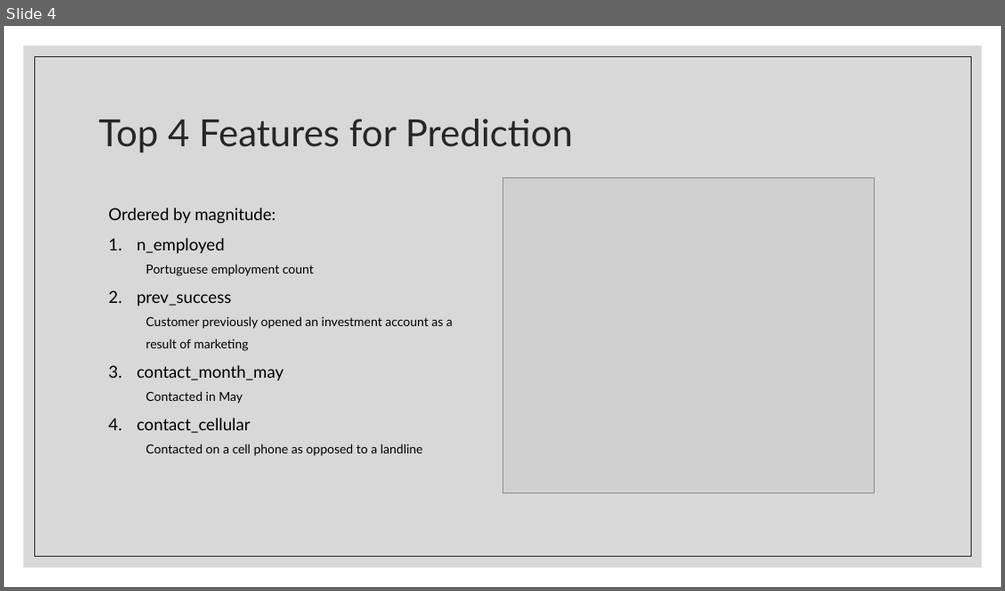
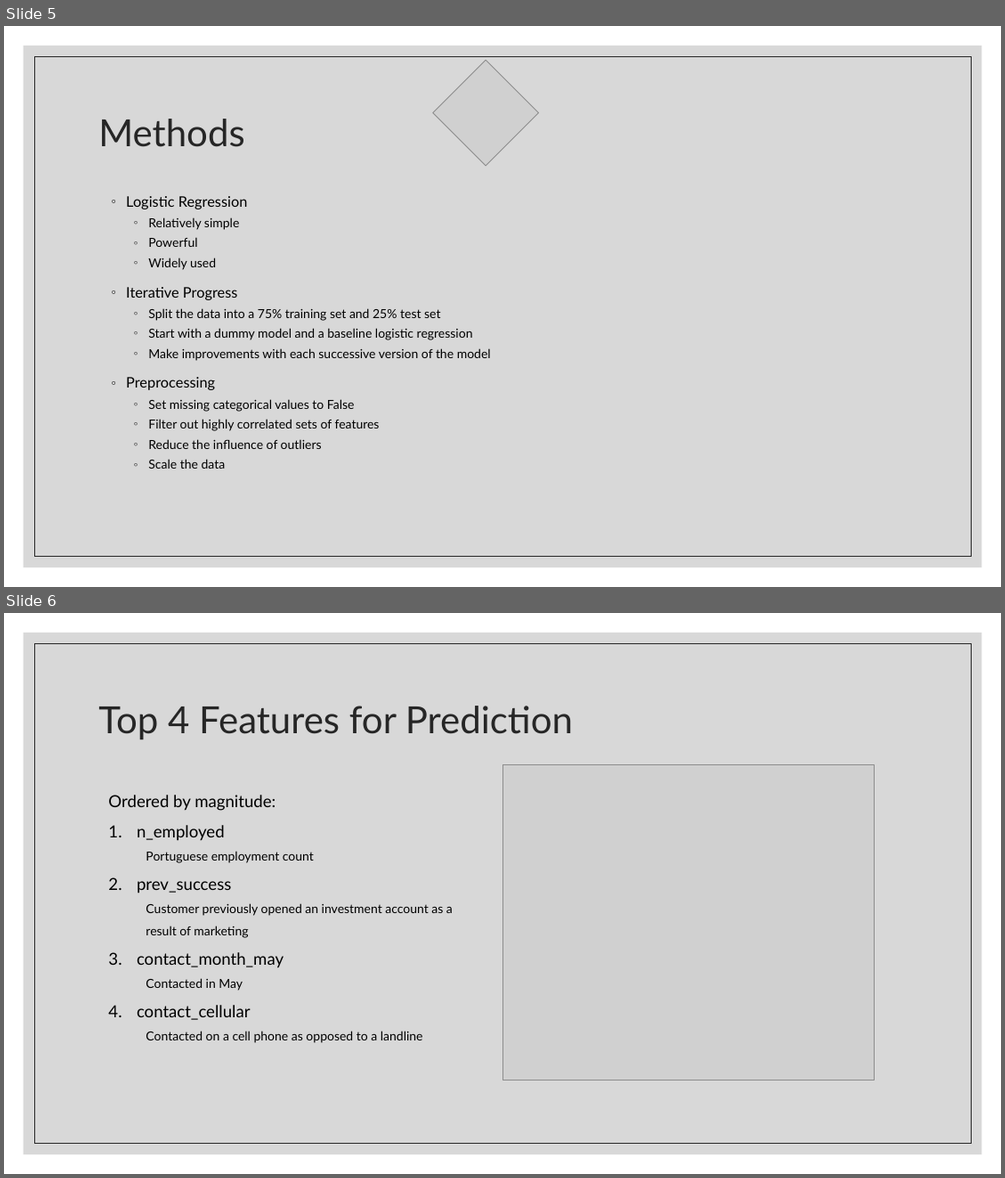
Before and after one commit to ndgigliotti/dsc-phase-3-project, a slide deck: presentation/predicting_bank_telemarketing_sales.pptx. Shown one above the other, each under a label of ours: slide 4 before the commit, slides 5 and 6 after it. The pictures are 1005x591 and 1005x1178 pixels, drawn with LibreOffice and Linux fonts; fonts in the diff are those of the drawing; grey boxes stand for pictures. Boxes give left, top, right and bottom in pixels: in the first picture for what was removed or moved away, otherwise in the second. Text is boxed around its words. In the diff, an @@ line names an element or a change of style, - is before the commit and + after.

```diff
--- a/presentation/predicting_bank_telemarketing_sales.pptx
+++ b/presentation/predicting_bank_telemarketing_sales.pptx
@@ slide 5 added at [4,26,1001,587], background #FFFFFF; not listed: 2 template elements that a slide beside it also shows @@
@@ picture added at [433,60,539,166] @@
@@ title added at [98,119,244,147], 36 pt, text #262626 @@
+Methods
@@ text added at [126,196,491,468], 12 pt, text #000000 @@
+◦ Logistic Regression
+  ◦ Relatively simple
+  ◦ Powerful
+  ◦ Widely used
+◦ Iterative Progress
+  ◦ Split the data into a 75% training set and 25% test set
+  ◦ Start with a dummy model and a baseline logistic regression
+  ◦ Make improvements with each successive version of the model
+◦ Preprocessing
+  ◦ Set missing categorical values to False
+  ◦ Filter out highly correlated sets of features
+  ◦ Reduce the influence of outliers
+  ◦ Scale the data
@@ what was slide 4 is now slide 6 @@
```
Also in this commit, not shown: 3 slides changed, 1 other slide added, 4 other files.
